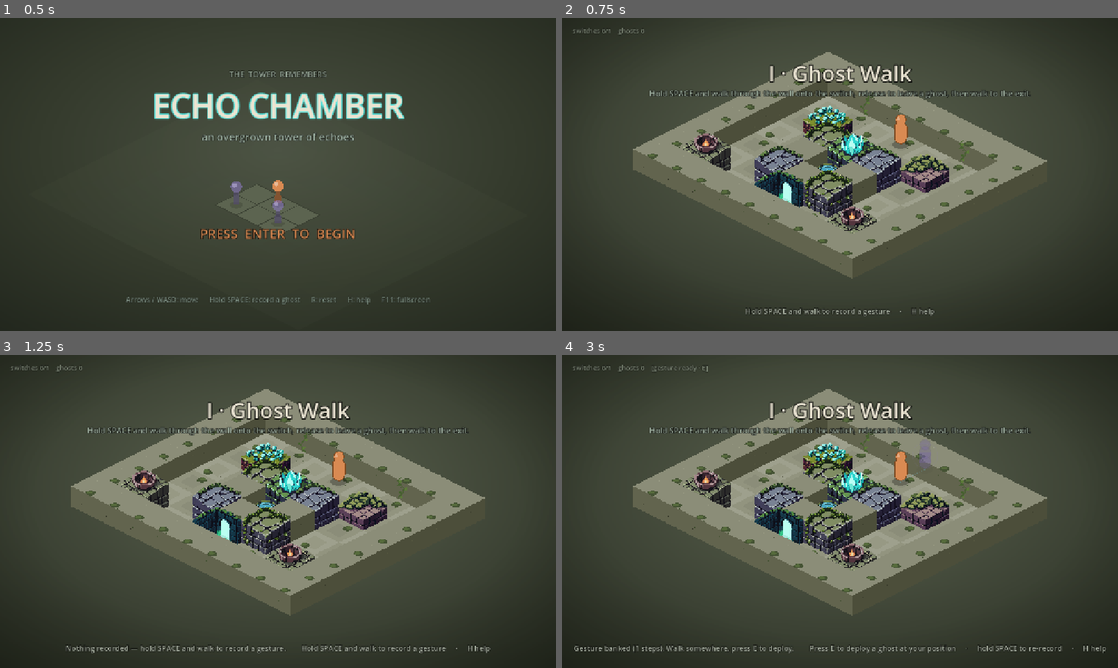
Above: before the commit, frames 1-4 (two rows, left to right).
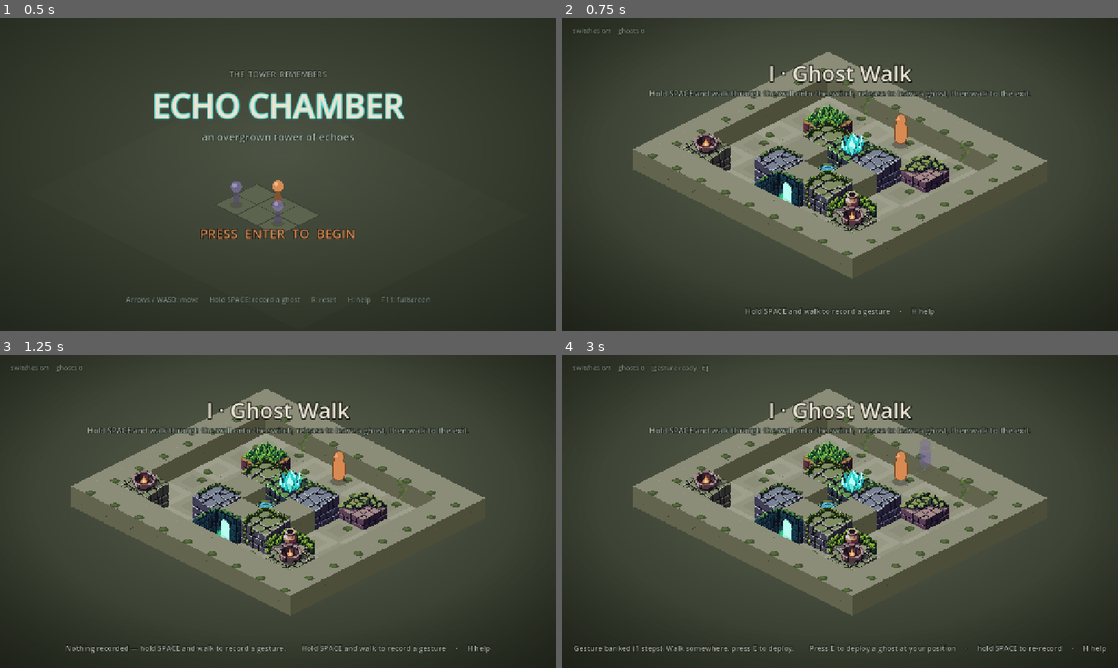
Above: after the commit, the same moments.

Repository: Hkattelu/echo-chamber
Game: Godot game, scene res://start_screen.tscn
Two runs of this game, one before a commit and one after it. Both use one fixed random seed, a clock stepped at 60 frames per second and the inputs below.
Inputs (mouse positions are in pixels of both pictures, inside the frame that each line leads up to):
- Up to frame 1 (0.5 s): no input
- Up to frame 2 (0.75 s): tap Enter at 0.5 s; move the mouse to (962, 158) at 0.52 s; hold Right from 0.53 s (still down); tap R at 0.6 s; click (962, 158) at 0.67 s
- Up to frame 3 (1.25 s): keep holding Right; tap Space at 0.77 s
- Up to frame 4 (3 s): tap Space at 1.25, 1.52, 2.75 s; move the mouse to (728, 527) at 1.27 s; release Right at 1.28 s; hold Down 1.28-2.03 s; tap T at 1.35 s; click (728, 527) at 1.42 s; tap Enter at 2 s; move the mouse to (895, 442) at 2.02 s; hold Right 2.03-2.78 s; tap Backspace at 2.1 s; click (895, 442) at 2.17 s; move the mouse to (812, 574) at 2.77 s; hold Up from 2.78 s (still down); tap N at 2.85 s; click (812, 574) at 2.92 s

Frame 1 is identical in both runs. In frame 2, 0.7% of the frame differs, in the area x 43-57%, y 27-64%; in frame 3, 0.7%; in frame 4, 0.7%.

Commit message:
feat: add statue, obelisk, urn, fern decor variations (PixelLab)
Second PixelLab iso batch (same seed/palette) to enrich the decor pool:
- statue: mossy stone sentinel  - obelisk: teal-runed stone block (tall, wall-cell)
- urn: mossy clay pot           - ferns: grass/fern overgrowth (short, floor-cell)

Spread across all four levels: ferns/urn replace some repeated mushrooms/rubble,
and statue/obelisk frame the upper walls of Dual Lock and Triad. Purely cosmetic
(decor never affects _phys_walkable); all 4 levels re-screenshotted with no errors.

Co-Authored-By: Claude Opus 4.8 <noreply@anthropic.com>

Diff:
--- a/scripts/Main.gd
+++ b/scripts/Main.gd
@@ -64,6 +64,10 @@
   "rubble":       {"path": "res://assets/sprites/rubble.png",       "anchor": Vector2(32, 47), "scale": 1.75},
   "mushrooms":    {"path": "res://assets/sprites/mushrooms.png",    "anchor": Vector2(32, 47), "scale": 1.75},
   "plate":        {"path": "res://assets/sprites/plate.png",        "anchor": Vector2(32, 47), "scale": 1.75},
+  "statue":       {"path": "res://assets/sprites/statue.png",       "anchor": Vector2(32, 47), "scale": 1.75},
+  "obelisk":      {"path": "res://assets/sprites/obelisk.png",      "anchor": Vector2(32, 47), "scale": 1.75},
+  "urn":          {"path": "res://assets/sprites/urn.png",          "anchor": Vector2(32, 47), "scale": 1.75},
+  "ferns":        {"path": "res://assets/sprites/ferns.png",        "anchor": Vector2(32, 47), "scale": 1.75},
 }
 var tex := {}
 var bg_tex: GradientTexture2D
@@ -95,7 +99,7 @@
       [Vector2i(3, 3), "wall_mossy"], [Vector2i(5, 3), "wall_cracked"],
       [Vector2i(3, 5), "wall_cracked"], [Vector2i(5, 5), "wall_mossy"],
       [Vector2i(1, 6), "brazier"], [Vector2i(7, 6), "brazier"],
-      [Vector2i(2, 2), "mushrooms"], [Vector2i(6, 2), "rubble"],
+      [Vector2i(2, 2), "ferns"], [Vector2i(6, 2), "rubble"], [Vector2i(6, 5), "urn"],
     ],
   },
   {
@@ -111,10 +115,10 @@
       "#########"],
     "vines": [Vector2i(1, 0), Vector2i(7, 0)],
     "decor": [
-      [Vector2i(8, 1), "crystal"],
+      [Vector2i(8, 1), "crystal"], [Vector2i(0, 1), "statue"],
       [Vector2i(0, 3), "wall_mossy"], [Vector2i(8, 3), "wall_cracked"],
       [Vector2i(0, 5), "brazier"], [Vector2i(8, 5), "brazier"],
-      [Vector2i(1, 4), "mushrooms"], [Vector2i(7, 4), "rubble"],
+      [Vector2i(1, 4), "mushrooms"], [Vector2i(7, 4), "urn"],
     ],
   },
   {
@@ -133,6 +137,7 @@
     "vines": [Vector2i(3, 0), Vector2i(7, 0)],
     "decor": [
       [Vector2i(3, 3), "crystal"], [Vector2i(7, 3), "crystal"],
+      [Vector2i(0, 1), "obelisk"], [Vector2i(10, 1), "statue"],
       [Vector2i(2, 3), "wall_mossy"], [Vector2i(4, 3), "wall_cracked"],
       [Vector2i(6, 3), "wall_cracked"], [Vector2i(8, 3), "wall_mossy"],
       [Vector2i(0, 7), "brazier"], [Vector2i(10, 7), "brazier"],
@@ -158,8 +163,9 @@
       [Vector2i(0, 3), "wall_mossy"], [Vector2i(2, 3), "wall_cracked"],
       [Vector2i(4, 3), "wall_cracked"], [Vector2i(6, 3), "wall_mossy"],
       [Vector2i(8, 3), "wall_mossy"], [Vector2i(10, 3), "wall_cracked"],
+      [Vector2i(0, 1), "statue"], [Vector2i(10, 1), "obelisk"],
       [Vector2i(0, 7), "brazier"], [Vector2i(10, 7), "brazier"],
-      [Vector2i(3, 6), "mushrooms"], [Vector2i(7, 6), "rubble"],
+      [Vector2i(3, 6), "ferns"], [Vector2i(7, 6), "rubble"],
     ],
   },
 ]
Binary file added: assets/sprites/ferns.png
Not shown, added: assets/sprites/ferns.png.import
Binary file added: assets/sprites/obelisk.png
Not shown, added: assets/sprites/obelisk.png.import
Binary file added: assets/sprites/statue.png
Not shown, added: assets/sprites/statue.png.import
Binary file added: assets/sprites/urn.png
Not shown, added: assets/sprites/urn.png.import
